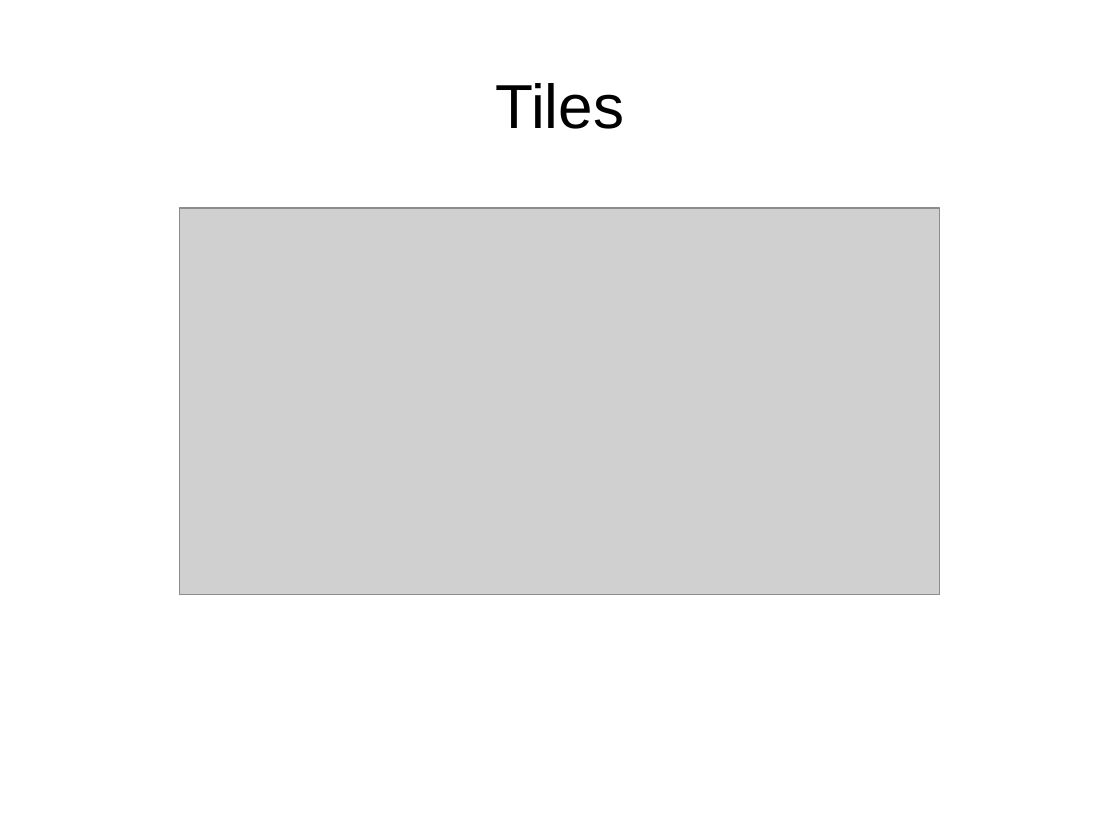
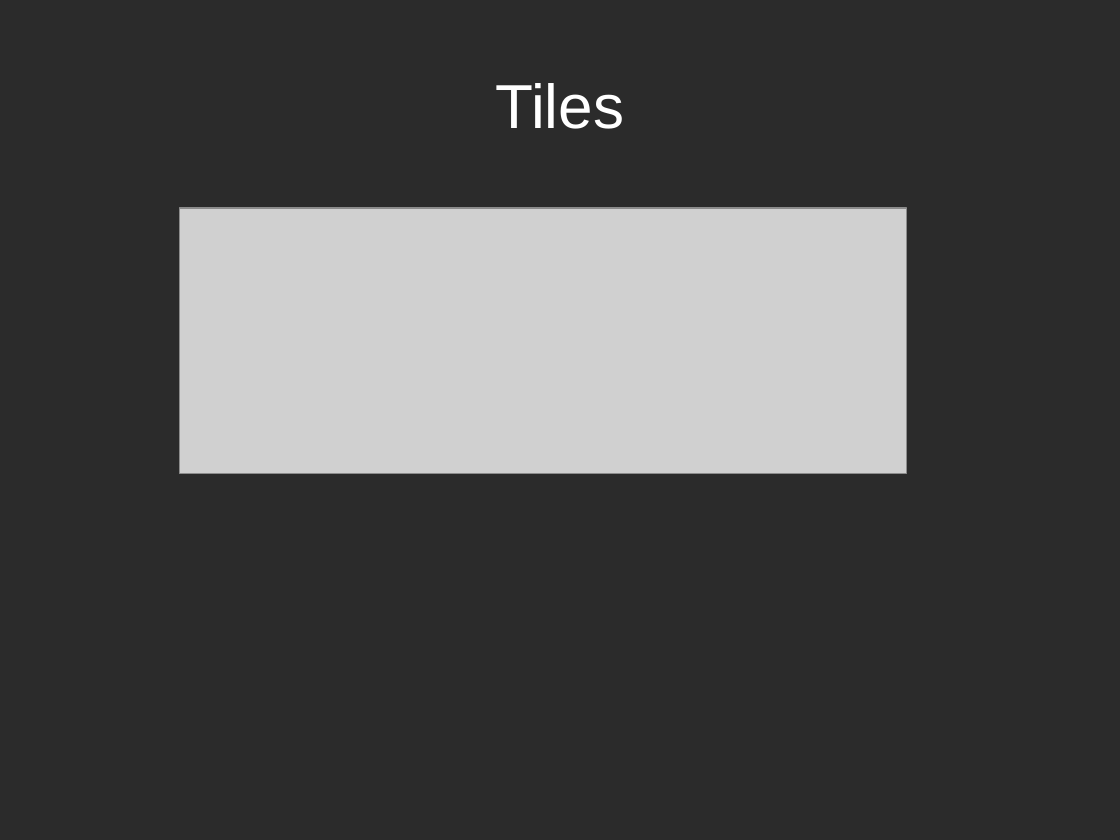
Before and after one commit to mattgodbolt/miracle-sms-emulator, a slide deck: slide 18 of emulating.odp (slide 19 before the commit). Drawn at 1120x840 pixels with LibreOffice and Linux fonts; fonts in the diff are those of the drawing; grey boxes stand for pictures; background and template pictures are left out; a plain dark background stands for a picture behind light text. Boxes give left, top, right and bottom in pixels: in the first picture for what was removed or moved away, otherwise in the second. Text is boxed around its words. In the diff, an @@ line names an element or a change of style, - is before the commit and + after.

```diff
--- a/emulating.odp
+++ b/emulating.odp
@@ background #FFFFFF to picture (left out) @@
@@ title "Tiles" at (495,83,624,129): text colour #000000 to #FFFFFF @@
@@ picture: place and size @@
-picture at (180,208,940,595)
+picture at (180,208,907,474)
```
Also in this commit, not shown: 35 other slides changed, 2 slides removed, 2 other files.
